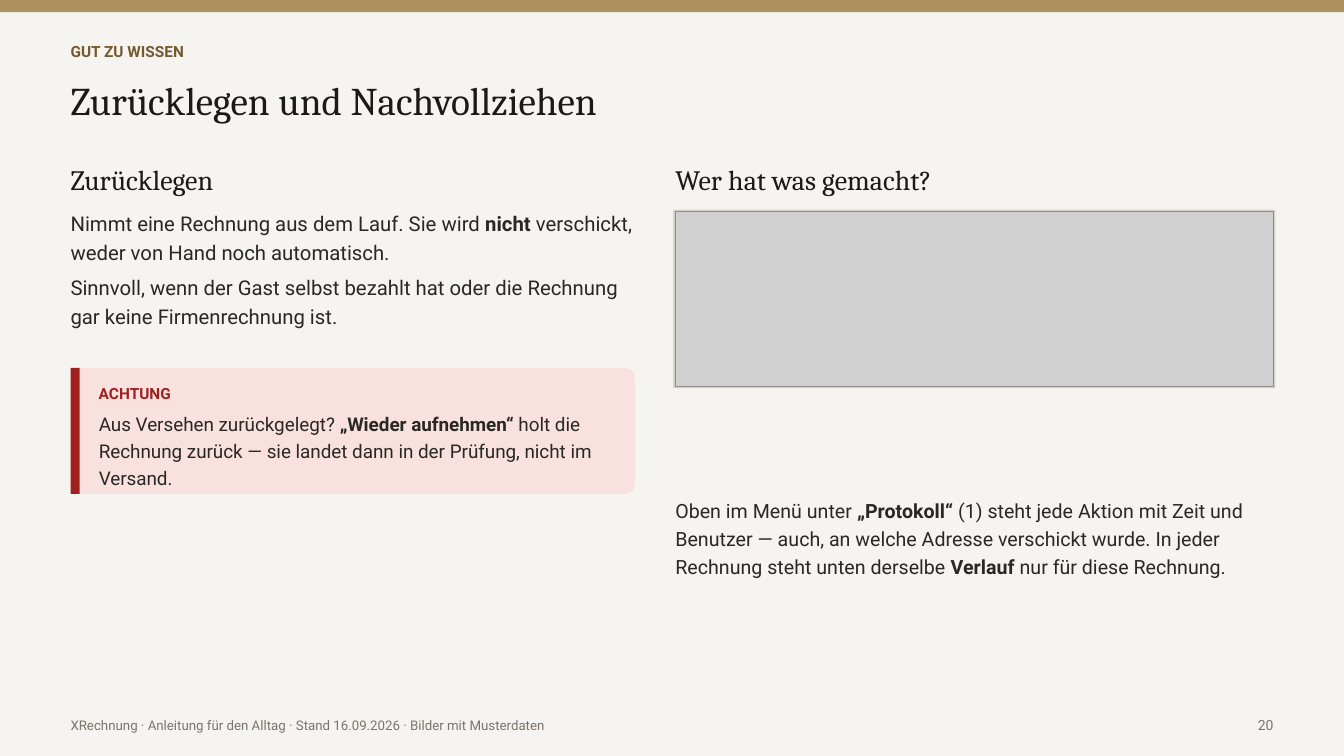
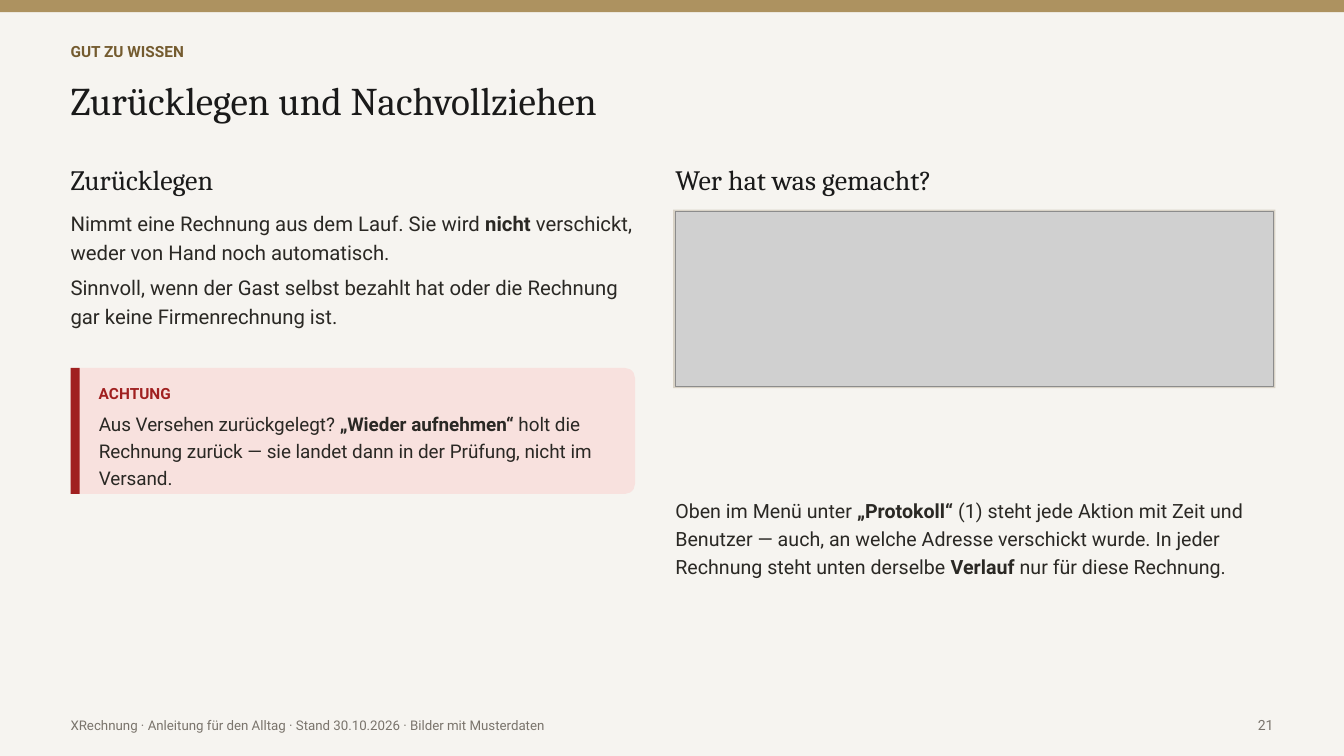
Before and after one commit to ahornhotels/OPERA-V5-XRechnung, a slide deck: slide 22 of docs/praesentation/XRechnung_Anleitung_Anwender.pptx (slide 21 before the commit). Drawn at 1344x756 pixels with LibreOffice and Linux fonts; fonts in the diff are those of the drawing; grey boxes stand for pictures. Boxes give left, top, right and bottom in pixels: in the first picture for what was removed or moved away, otherwise in the second. Text is boxed around its words. In the diff, an @@ line names an element or a change of style, - is before the commit and + after.

```diff
--- a/docs/praesentation/XRechnung_Anleitung_Anwender.pptx
+++ b/docs/praesentation/XRechnung_Anleitung_Anwender.pptx
@@ text at (71,720,545,733): text changed @@
-XRechnung · Anleitung für den Alltag · Stand 16.09.2026 · Bilder mit Musterdaten
+XRechnung · Anleitung für den Alltag · Stand 30.10.2026 · Bilder mit Musterdaten
@@ text at (1258,720,1274,730): text changed @@
-20
+21
```
Also in this commit, not shown: 24 other slides changed, 1 slide added, 11 other files.
